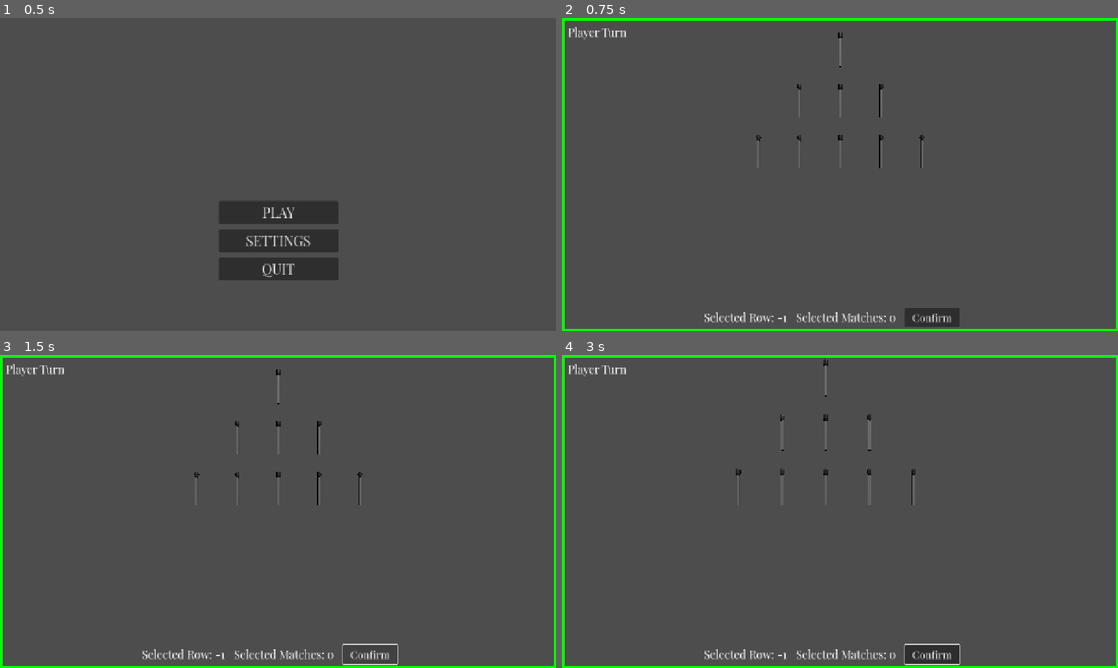
Above: before the commit, frames 1-4 (two rows, left to right).
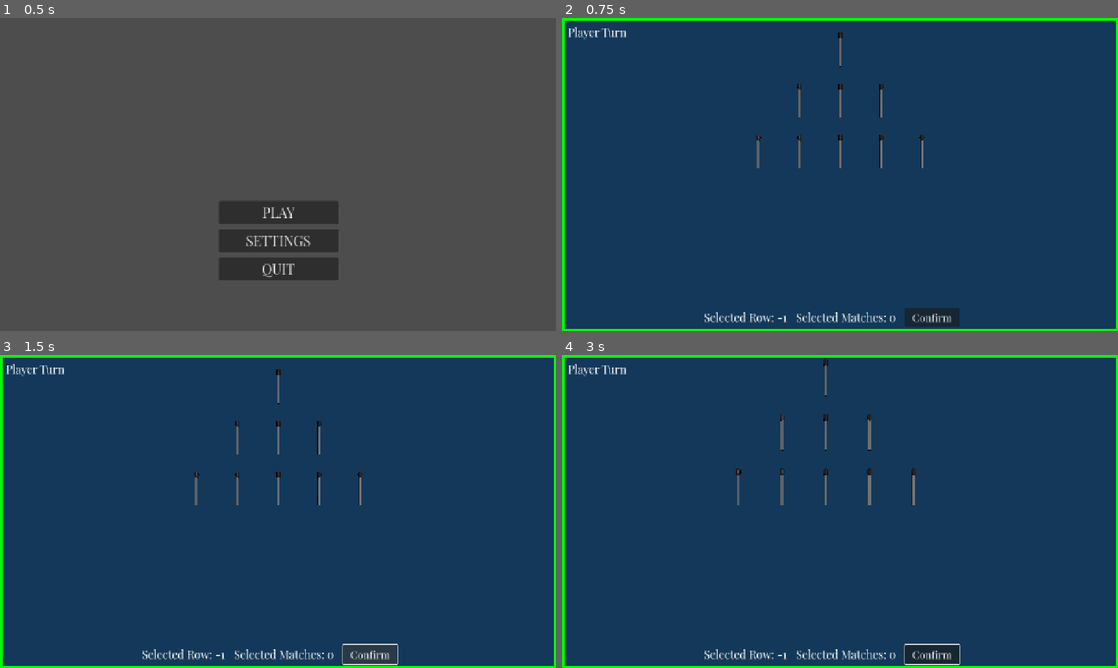
Above: after the commit, the same moments.

Repository: alex-bo7/ashes_of_nim_481
Game: Godot game, scene res://MainMenu/main_menu.tscn
Two runs of this game, one before a commit and one after it. Both use one fixed random seed, a clock stepped at 60 frames per second and the inputs below.
Inputs (mouse positions are in pixels of both pictures, inside the frame that each line leads up to):
- Up to frame 1 (0.5 s): no input
- Up to frame 2 (0.75 s): click "PLAY" at 0.5 s
- Up to frame 3 (1.5 s): click "Confirm" at 1.25 s
- Up to frame 4 (3 s): click "Confirm" at 2 s; tap Enter at 2.75 s; move the mouse to (962, 495) at 2.77 s; hold D (right) from 2.78 s (still down); hold Q (zoom_in) from 2.78 s (still down); click (962, 495) at 2.92 s

Frame 1 is identical in both runs. In frame 2, 96% of the frame differs, in the area x 0-100%, y 0-100%; in frame 3, 96%; in frame 4, 96%.

Commit message:
Added background to game scene

Diff:
--- a/NimGameGUI/nim_game_gui.gd
+++ b/NimGameGUI/nim_game_gui.gd
@@ -13,7 +13,7 @@
 
 
 func update_gui() -> void:
-	stylebox.set_border_width_all(4)
+	stylebox.set_border_width_all(6)
 
 	if GameManager.current_state.to_move == GameManager.turn.PLAYER:
 		turn_label.text = "Player Turn"
--- a/NimGameScene/nin_game_scene.tscn
+++ b/NimGameScene/nin_game_scene.tscn
@@ -1,14 +1,23 @@
-[gd_scene load_steps=4 format=3 uid="uid://dl7fuaoqrwd7t"]
+[gd_scene load_steps=5 format=3 uid="uid://dl7fuaoqrwd7t"]
 
 [ext_resource type="Script" uid="uid://ihacaoa5gu65" path="res://NimGameScene/nin_game_scene.gd" id="1_o5sb6"]
 [ext_resource type="Script" uid="uid://di0ulueucxbd5" path="res://NimGameScene/camera_3d.gd" id="2_463ch"]
 [ext_resource type="PackedScene" uid="uid://cd6cgyw86duw7" path="res://NimGameGUI/nim_game_gui.tscn" id="3_uttaa"]
 
+[sub_resource type="Environment" id="Environment_uttaa"]
+background_mode = 1
+background_color = Color(0.0764765, 0.221232, 0.348858, 1)
+
 [node name="nin_game_scene" type="Node3D"]
 script = ExtResource("1_o5sb6")
 
+[node name="WorldEnvironment" type="WorldEnvironment" parent="."]
+environment = SubResource("Environment_uttaa")
+
 [node name="DirectionalLight3D" type="DirectionalLight3D" parent="."]
-transform = Transform3D(-0.866024, -0.433016, 0.250001, 0.444428, -0.437538, 0.781694, -0.229101, 0.788072, 0.571362, 0, 0, 0)
+transform = Transform3D(-0.866024, -0.433016, 0.250001, 0.476257, -0.866637, 0.148727, 0.15226, 0.247865, 0.956756, 0, 0, 0)
+light_color = Color(1, 0.837945, 0.719433, 1)
+light_energy = 0.5
 shadow_enabled = true
 
 [node name="Camera3D" type="Camera3D" parent="." node_paths=PackedStringArray("gui")]
